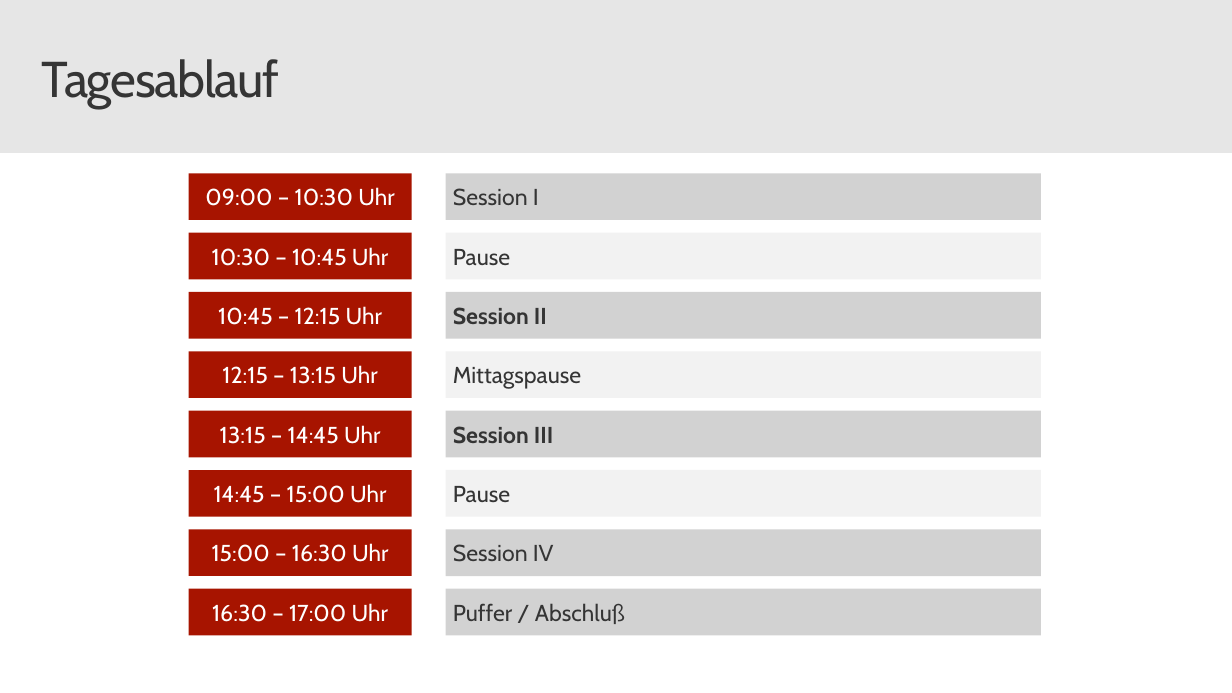
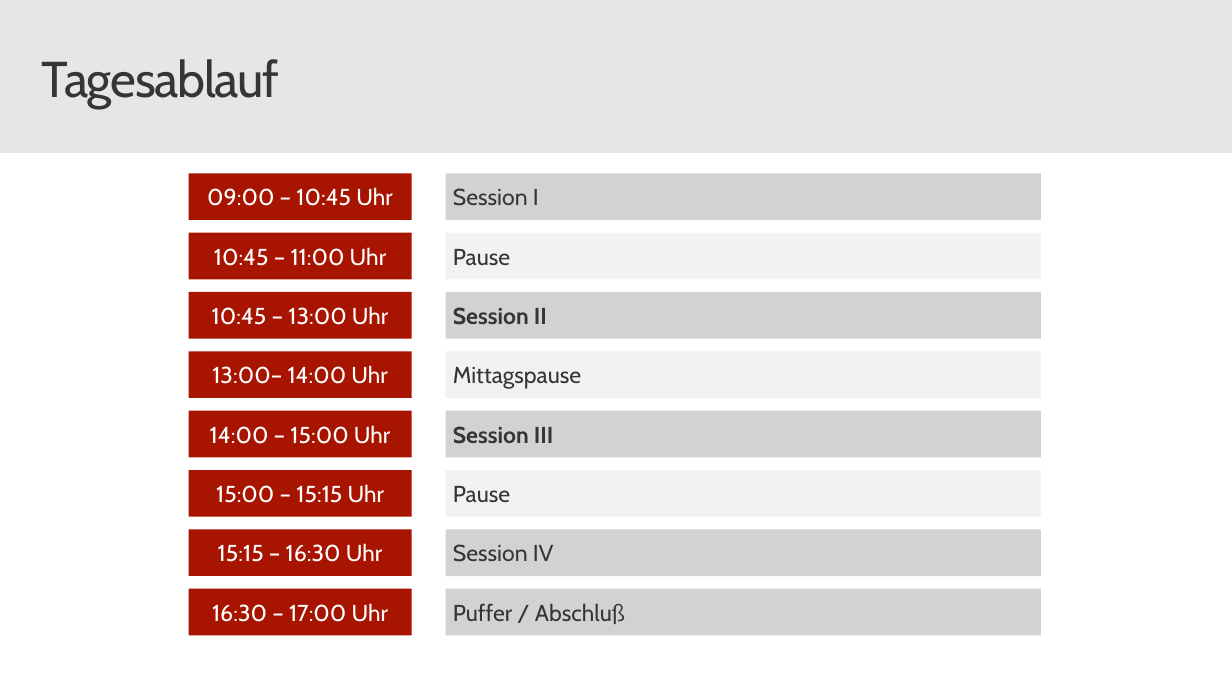
Before and after one commit to CSA-OCP-GER/azure-fundamentals-v2, a slide deck: slide 2 of bootcamp-azure-fundamentels-v2.pptx. Drawn at 1232x693 pixels with LibreOffice and Linux fonts; fonts in the diff are those of the drawing; background and template pictures are left out. Boxes give left, top, right and bottom in pixels: in the first picture for what was removed or moved away, otherwise in the second. Text is boxed around its words. In the diff, an @@ line names an element or a change of style, - is before the commit and + after.

```diff
--- a/bootcamp-azure-fundamentels-v2.pptx
+++ b/bootcamp-azure-fundamentels-v2.pptx
@@ text in rectangle at box(207, 187, 392, 206): text changed @@
-09:00 – 10:30 Uhr
+09:00 – 10:45 Uhr
@@ text in rectangle at box(214, 247, 386, 266): text changed @@
-10:30 – 10:45 Uhr
+10:45 – 11:00 Uhr
@@ text in rectangle at box(212, 306, 388, 325): text changed @@
-10:45 – 12:15 Uhr
+10:45 – 13:00 Uhr
@@ text in rectangle at box(212, 365, 387, 384): text changed @@
-12:15 – 13:15 Uhr
+13:00– 14:00 Uhr
@@ text in rectangle at box(210, 425, 390, 444): text changed @@
-13:15 – 14:45 Uhr
+14:00 – 15:00 Uhr
@@ text in rectangle at box(216, 484, 384, 503): text changed @@
-14:45 – 15:00 Uhr
+15:00 – 15:15 Uhr
@@ text in rectangle at box(218, 543, 382, 562): text changed @@
-15:00 – 16:30 Uhr
+15:15 – 16:30 Uhr
```
Also in this commit, not shown: 1 other slide changed, 1 slide added.
